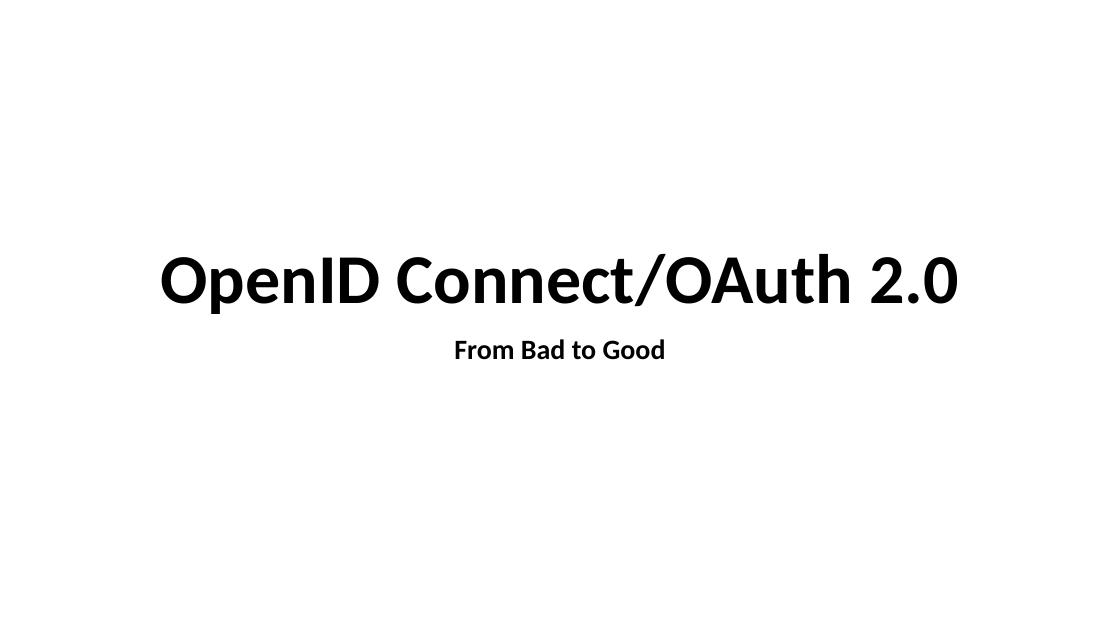
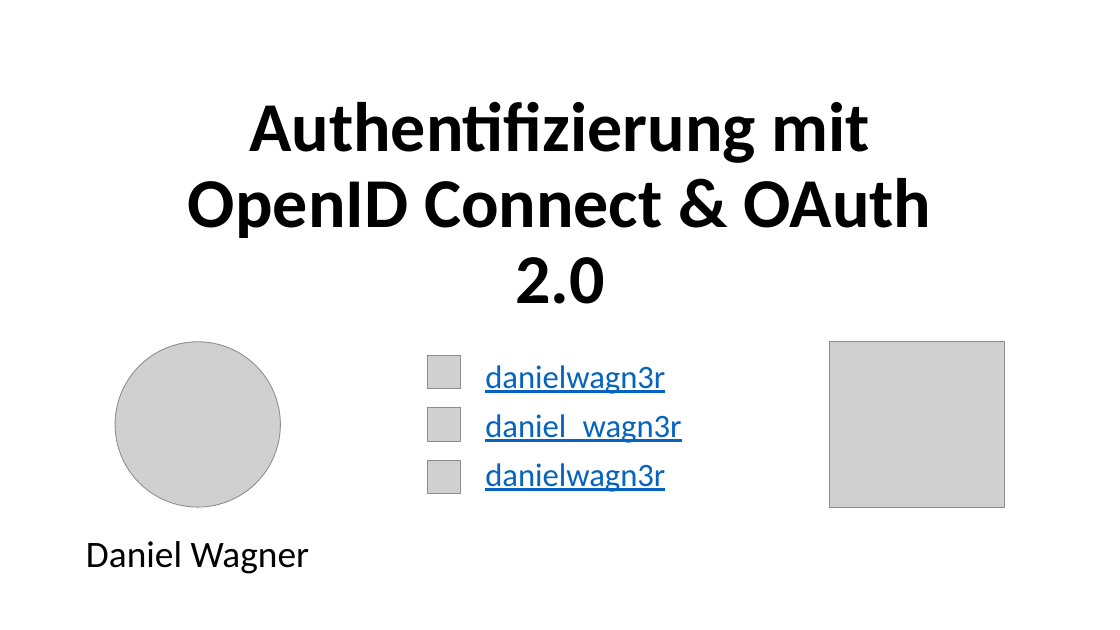
Before and after one commit to danielwagn3r/openid-workshop, a slide deck: slide 1 of OpenID Connect & OAuth.pptx. Drawn at 1120x630 pixels with LibreOffice and Linux fonts; fonts in the diff are those of the drawing; grey boxes stand for pictures. Boxes give left, top, right and bottom in pixels: in the first picture for what was removed or moved away, otherwise in the second. Text is boxed around its words. In the diff, an @@ line names an element or a change of style, - is before the commit and + after.

```diff
--- a/OpenID Connect & OAuth.pptx
+++ b/OpenID Connect & OAuth.pptx
@@ title at (188,101,931,304): text changed @@
-OpenID Connect/OAuth 2.0
+Authentifizierung mit
+OpenID Connect & OAuth 2.0
@@ picture added at (115,342,281,507) @@
@@ subtitle removed at (454,339,666,360) @@
-From Bad to Good
@@ picture added at (830,342,1006,507) @@
@@ group added at (428,355,681,493): 3 texts, 3 pictures @@
+daniel_wagn3r
+danielwagn3r
+danielwagn3r
@@ text added at (86,541,310,574), 32 pt, text #000000 @@
+Daniel Wagner
```
Also in this commit, not shown: 8 other slides changed, 2 slides added, 2 slides removed.
